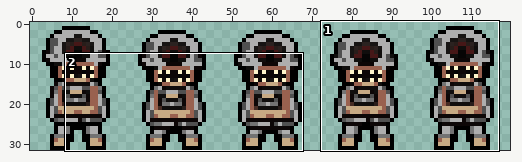
Two versions of one sprite sheet, diplom/Assets/CourseAssets/Textures/Sprites/Enemies/MudRock/MudrockIdleDown.png. The picture above shows the old version from afar; the outline marks the close-up.
Close-up. The starting point:
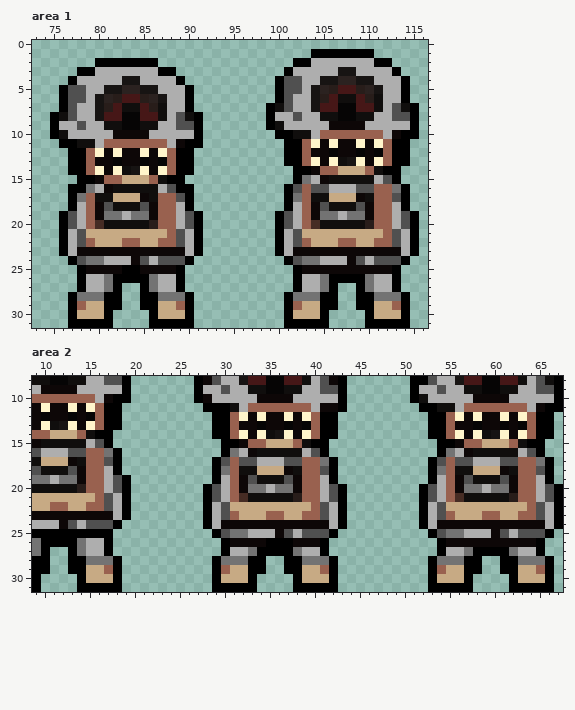
The file is 120x32 pixels. Shown: area 1: x 73..116, y 0..31; area 2: x 9..67, y 8..31.
The same view after the edit:
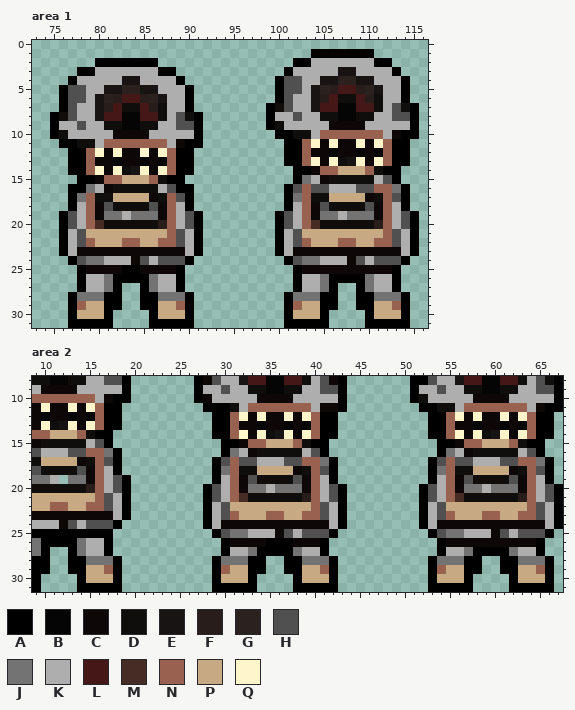
Palette (. is transparent): A #000000  B #060505  C #0d0707  D #100e0d  E #171413  F #281d1a  G #2b2220  H #505050  J #737373  K #aeaeae  L #461717  M #462c24  N #99614f  P #c7aa84  Q #fff5cb
Commit: добавил симметрии
Changes in this commit:
Area 1:
y 17: x 85..87 CDN -> PCD; x 109..111 CDN -> PCD
y 18: x 85..87 HCN -> DHC; x 109..111 HCN -> DHC
y 19: x 86..87 CN -> JC; x 110..111 CN -> JC
y 20: x 86..87 FN -> DF; x 110..111 FN -> DF
Area 2:
y 17: x 13..15 CDN -> PCD
y 18: x 13..15 HCN -> DHC; x 37..39 CDN -> PCD; x 61..63 CDN -> PCD
y 19: x 12 J -> .; x 14..15 CN -> JC; x 37..39 HCN -> DHC; x 61..63 HCN -> DHC
y 20: x 14..15 FN -> DF; x 38..39 CN -> JC; x 62..63 CN -> JC
y 21: x 38..39 FN -> DF; x 62..63 FN -> DF
Boxes around the changes in both close-ups, in picture pixels (x1, y1, x2, y2):
changed: (140, 193, 167, 229)
changed: (356, 193, 383, 229)
changed: (59, 457, 95, 493)
changed: (284, 466, 311, 502)
changed: (500, 466, 527, 502)
